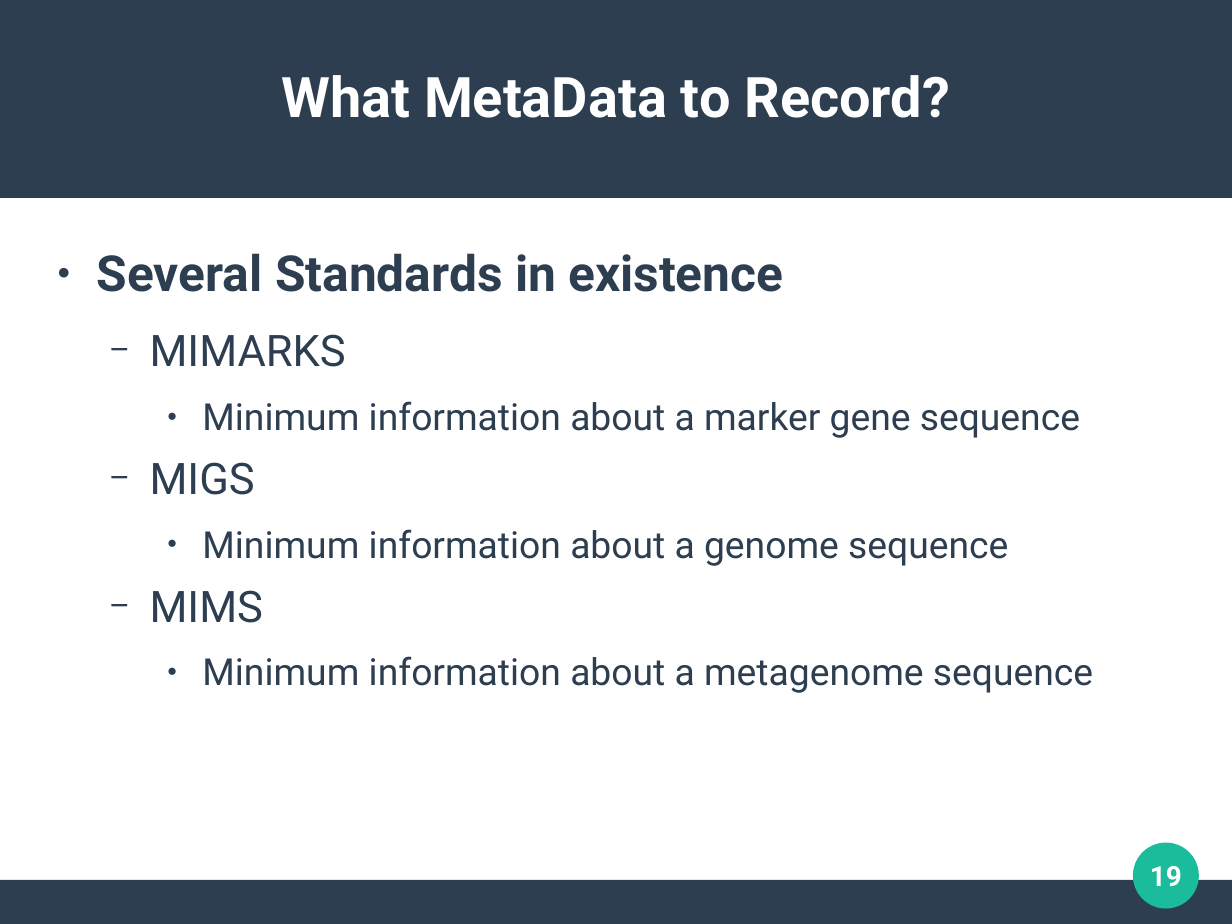
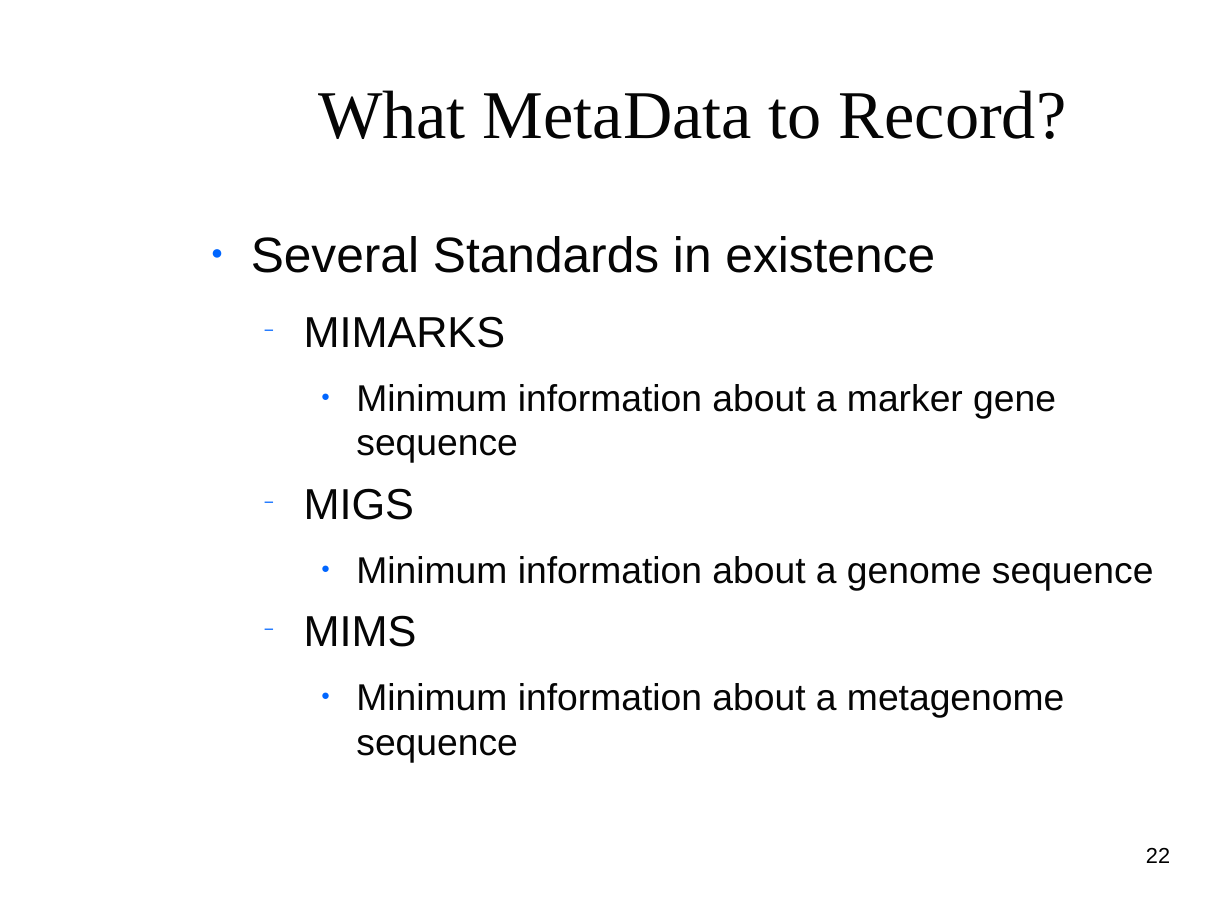
Before and after one commit to clemente-lab/mmeds-meta, a slide deck: slide 22 of sql/mmeds.odp (slide 19 before the commit). Drawn at 1232x924 pixels with LibreOffice and Linux fonts; fonts in the diff are those of the drawing; background and template pictures are left out. Boxes give left, top, right and bottom in pixels: in the first picture for what was removed or moved away, otherwise in the second. Text is boxed around its words. In the diff, an @@ line names an element or a change of style, - is before the commit and + after.

```diff
--- a/sql/mmeds.odp
+++ b/sql/mmeds.odp
@@ rectangle removed at box(0, 0, 1232, 198) @@
@@ title "What MetaData to Record?": place and size @@
-title "What MetaData to Record?" at box(281, 75, 950, 118)
+title "What MetaData to Record?" at box(318, 90, 1066, 139)
@@ title "What MetaData to Record?" at box(318, 90, 1066, 139): size 36 to 44 pt, font Roboto to Times New Roman, text colour #FFFFFF to #050505, bold off @@
@@ text "Several Standards in existence": place and size @@
-text "Several Standards in existence" at box(97, 253, 1093, 693)
+text "Several Standards in existence" at box(251, 236, 1154, 762)
@@ text "Several Standards in existence" at box(251, 236, 1154, 762): font Roboto to Arial, text colour #2C3E50 to #050505; bold off in "Several Standards in existence"; size 28 to 27.9 pt in "MIMARKS", "MIGS", "MIMS"; bullet colour #2C3E50 to #0066FF @@
@@ ellipse removed at box(1134, 843, 1200, 909) @@
@@ page number added at box(1146, 848, 1170, 863), 14 pt, text #000000 @@
+22
@@ page number removed at box(1150, 866, 1182, 887) @@
-19
@@ rectangle removed at box(0, 880, 1232, 923) @@
```
Also in this commit, not shown: 24 other slides changed, 3 slides added, 4 other files.
